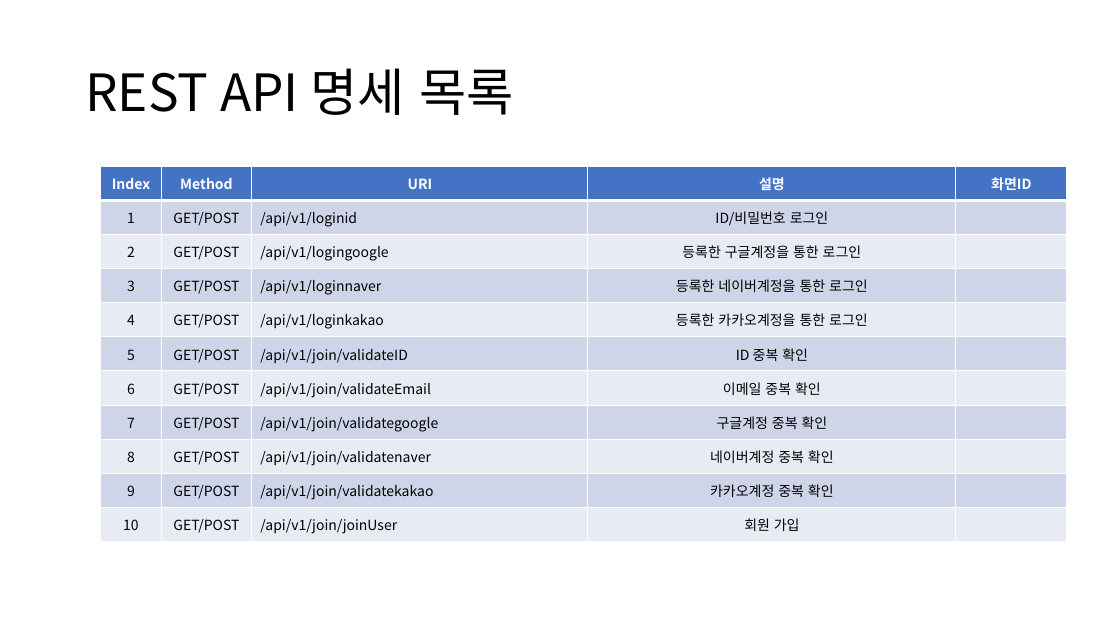
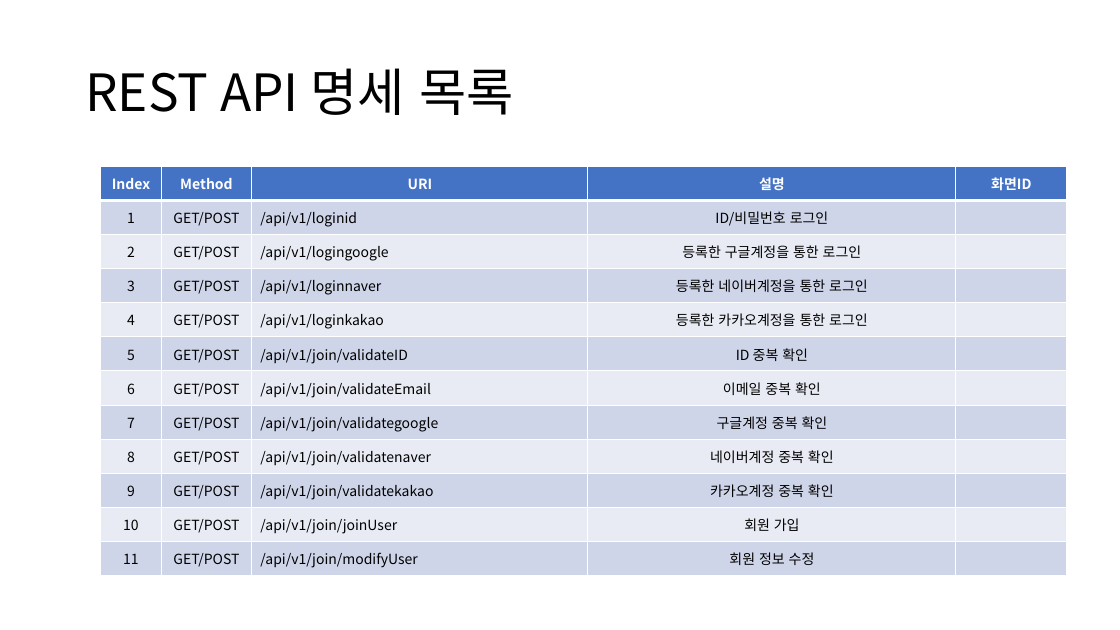
Before and after one commit to sujidaddy/workspace_miniproject, a slide deck: slide 21 of 미니프로젝트계획서제출용.pptx. Drawn at 1120x630 pixels with LibreOffice and Linux fonts; fonts in the diff are those of the drawing. Boxes give left, top, right and bottom in pixels: in the first picture for what was removed or moved away, otherwise in the second. Text is boxed around its words. In the diff, an @@ line names an element or a change of style, - is before the commit and + after.

```diff
--- a/미니프로젝트계획서제출용.pptx
+++ b/미니프로젝트계획서제출용.pptx
@@ table at <box>101,166,1067,576</box> @@
+row 12: 11 | GET/POST | /api/v1/join/modifyUser | 회원 정보 수정 | 
```
Also in this commit, not shown: 11 other slides changed, 5 slides added, 8 other files.
